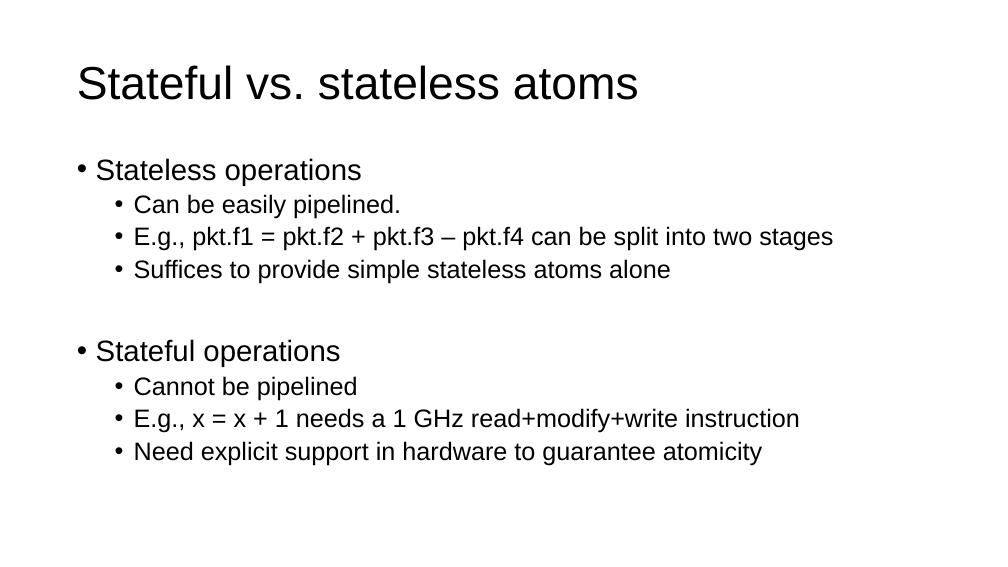
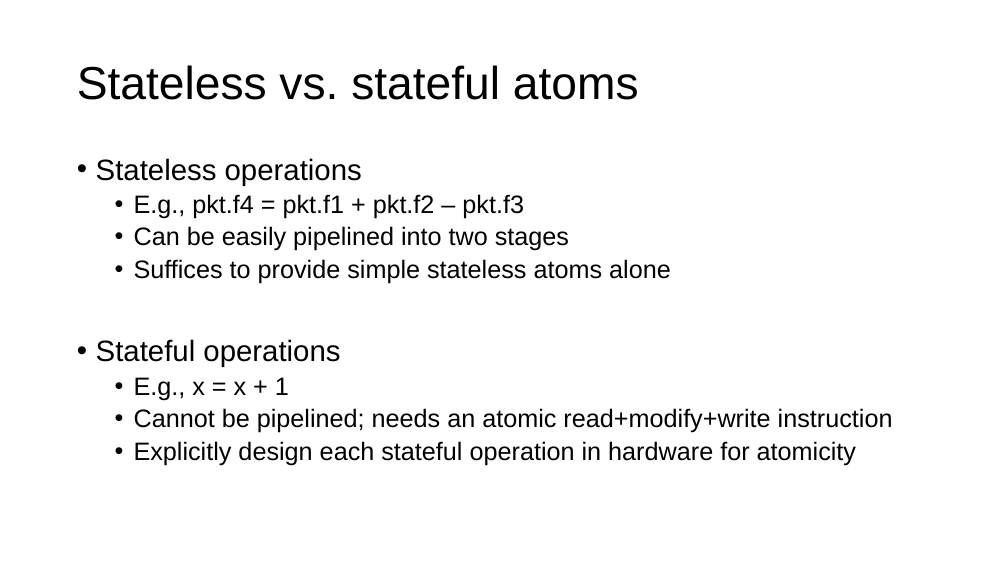
Before and after one commit to anirudhSK/pifo-domino-marple-ppts, a slide deck: slide 15 of domino_pifo.pptx (slide 16 before the commit). Drawn at 1008x567 pixels with LibreOffice and Linux fonts; fonts in the diff are those of the drawing. Boxes give left, top, right and bottom in pixels: in the first picture for what was removed or moved away, otherwise in the second. Text is boxed around its words. In the diff, an @@ line names an element or a change of style, - is before the commit and + after.

```diff
--- a/domino_pifo.pptx
+++ b/domino_pifo.pptx
@@ title at <box>77,65,639,100</box>: text changed @@
-Stateful vs. stateless atoms
+Stateless vs. stateful atoms
@@ text at <box>134,194,569,251</box>: text changed @@
-  • Can be easily pipelined.
-  • E.g., pkt.f1 = pkt.f2 + pkt.f3 – pkt.f4 can be split into two stages
+  • E.g., pkt.f4 = pkt.f1 + pkt.f2 – pkt.f3
+  • Can be easily pipelined into two stages
@@ text at <box>134,377,893,465</box>: text changed @@
-  • Cannot be pipelined
-  • E.g., x = x + 1 needs a 1 GHz read+modify+write instruction
-  • Need explicit support in hardware to guarantee atomicity
+  • E.g., x = x + 1
+  • Cannot be pipelined; needs an atomic read+modify+write instruction
+  • Explicitly design each stateful operation in hardware for atomicity
```
Also in this commit, not shown: 54 other slides changed, 2 slides added, 1 slide removed.
